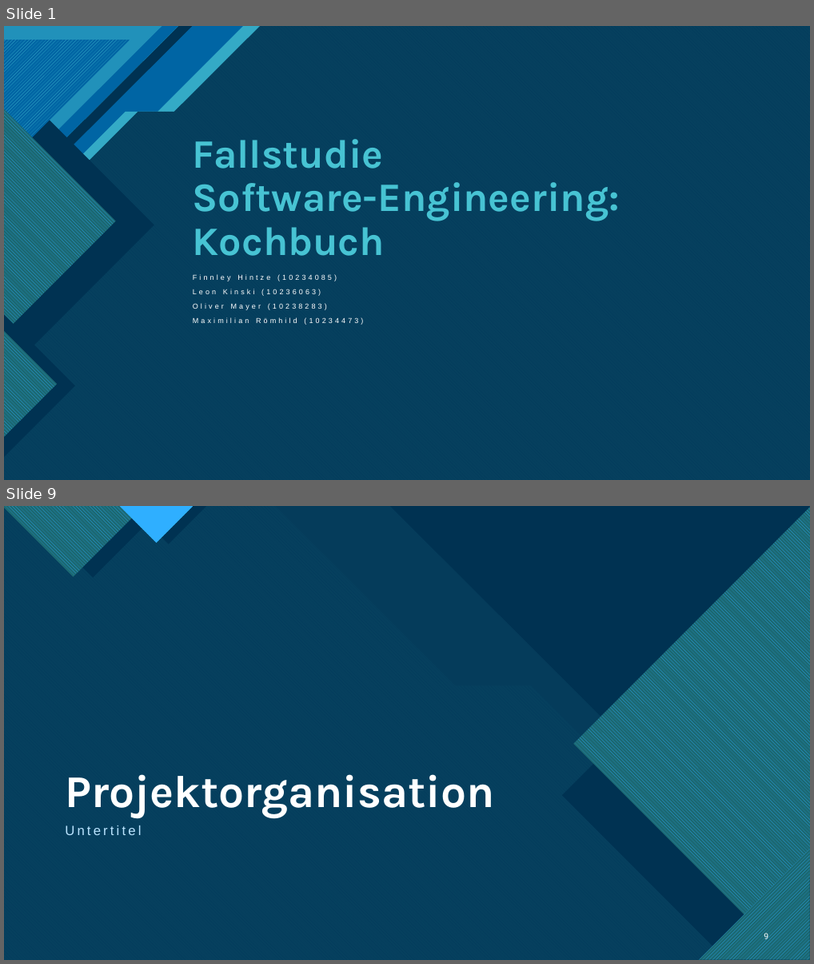
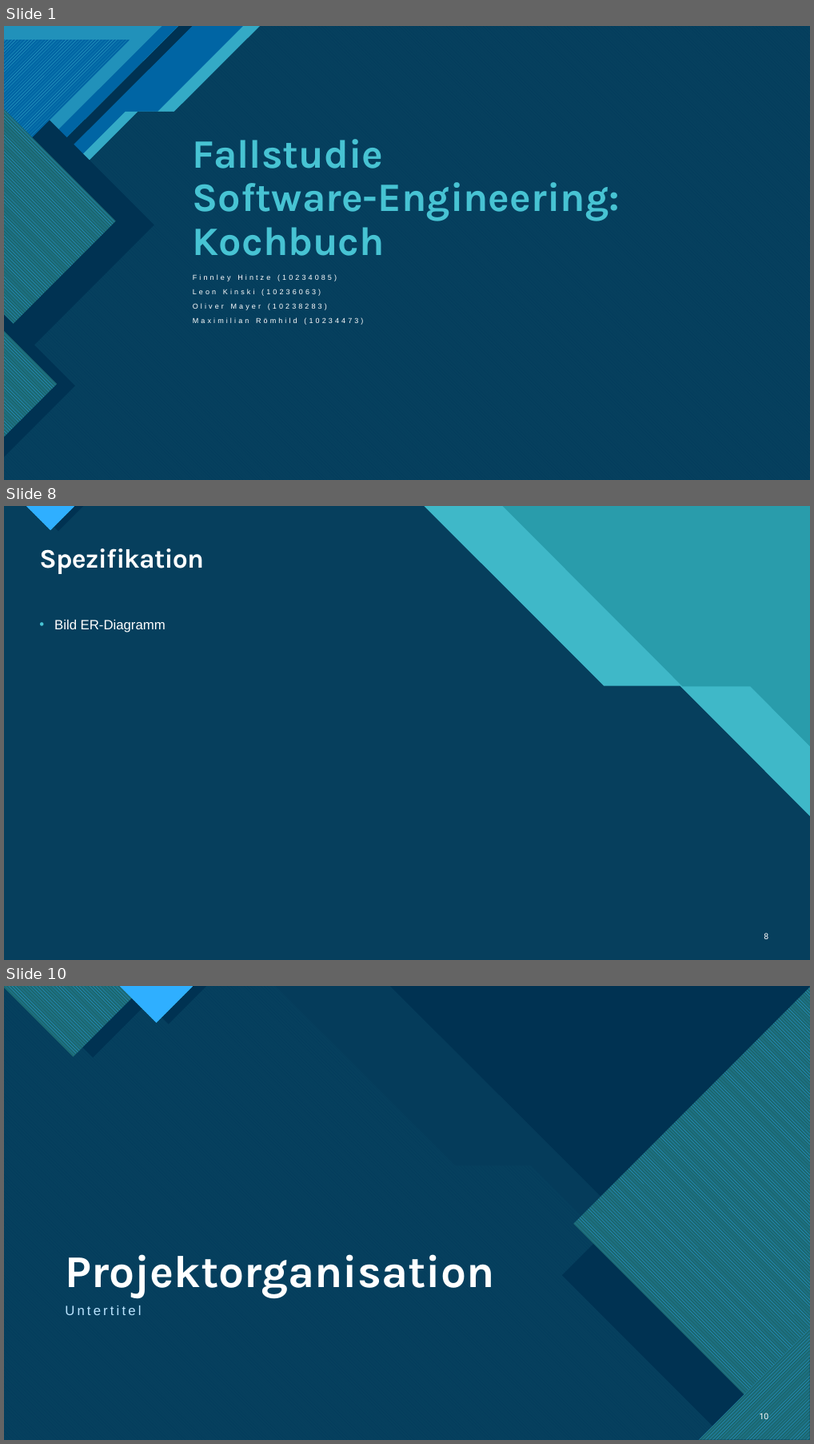
Before and after one commit to TietoLP/IU-Kochbuch, a slide deck: Fallstudie_Kochbuch.pptx. Shown one above the other, each under a label of ours: slides 1 and 9 before the commit, slides 1, 8 and 10 after it; the slides between them are not shown. The pictures are 814x964 and 814x1444 pixels, drawn with LibreOffice and Linux fonts; fonts in the diff are those of the drawing. Boxes give left, top, right and bottom in pixels: in the first picture for what was removed or moved away, otherwise in the second. Text is boxed around its words. In the diff, an @@ line names an element or a change of style, - is before the commit and + after.

```diff
--- a/Fallstudie_Kochbuch.pptx
+++ b/Fallstudie_Kochbuch.pptx
@@ slide 8 added at bbox=[4, 506, 810, 960], background #47C3D3; not listed: 11 template elements that a slide beside it also shows @@
@@ rectangle added at bbox=[4, 506, 810, 960], fill #299CAB @@
@@ rectangle added at bbox=[4, 506, 810, 960], fill #299CAB @@
@@ freeform shape added at bbox=[4, 506, 810, 960], fill #47C3D3 at 74% opacity @@
@@ title added at bbox=[39, 548, 204, 574], 32 pt, text #FFFFFF, bold @@
+Spezifikation
@@ text added at bbox=[54, 620, 166, 632], 16 pt, text #FFFFFF @@
+• Bild ER-Diagramm
@@ page number added at bbox=[764, 932, 769, 939], 10 pt, text #FFFFFF @@
+8
@@ what was slide 9 is now slide 10 @@
@@ page number at bbox=[760, 1411, 770, 1421]: text changed @@
-9
+10
```
Also in this commit, not shown: 5 slides changed, 5 other slides added, 14 slides removed, 2 other files.
